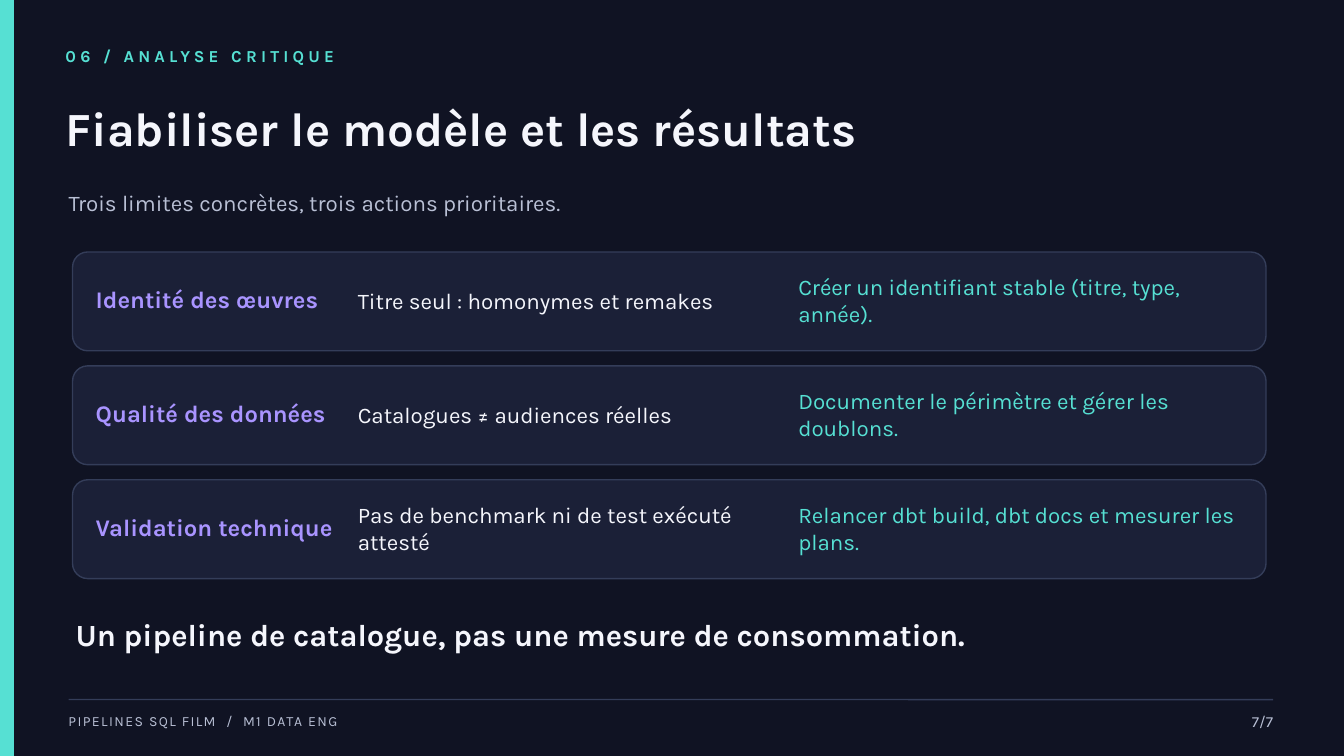
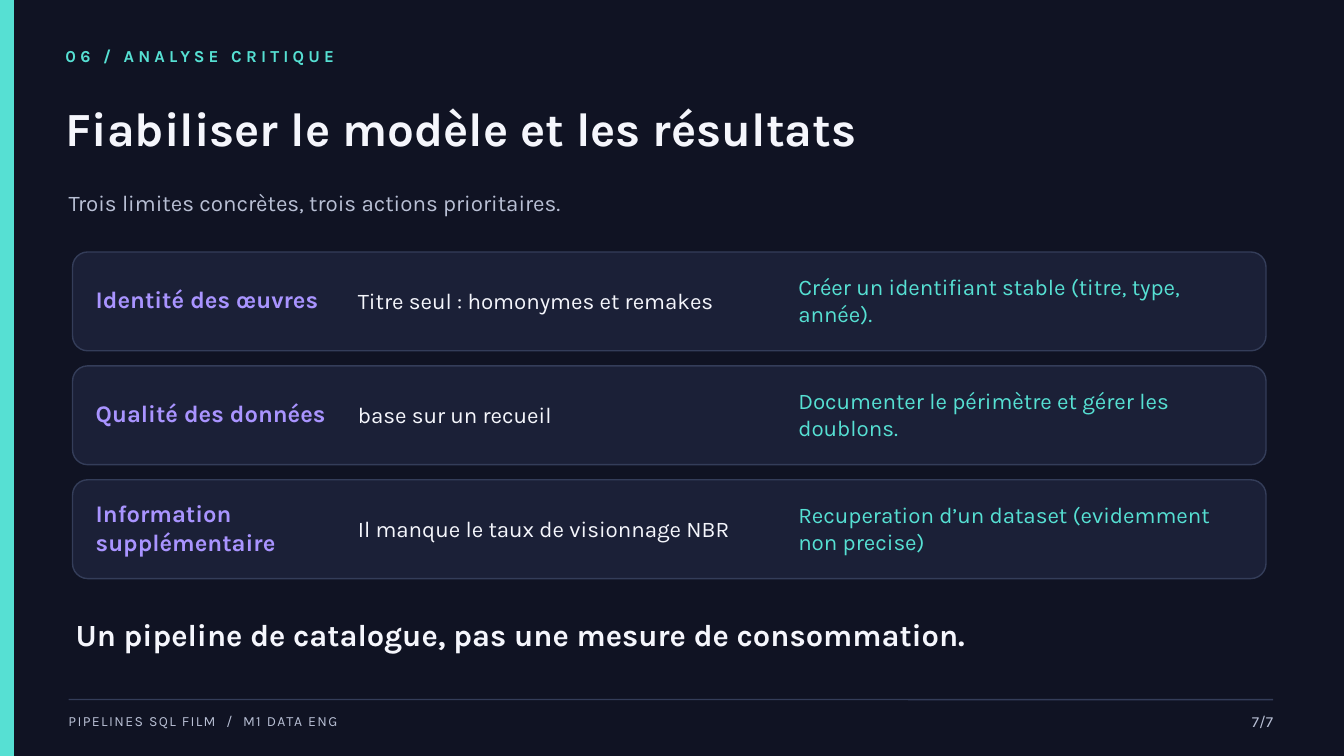
Before and after one commit to qevan91/Pipelines-SQL-Film, a slide deck: slide 10 of docs/Pipelines_SQL_Film_Soutenance_5min_V7_MCD_final.pptx (slide 7 before the commit). Drawn at 1344x756 pixels with LibreOffice and Linux fonts; fonts in the diff are those of the drawing. Boxes give left, top, right and bottom in pixels: in the first picture for what was removed or moved away, otherwise in the second. Text is boxed around its words. In the diff, an @@ line names an element or a change of style, - is before the commit and + after.

Commit message:
docs: update pptx and repo clean

```diff
--- a/docs/Pipelines_SQL_Film_Soutenance_5min_V7_MCD_final.pptx
+++ b/docs/Pipelines_SQL_Film_Soutenance_5min_V7_MCD_final.pptx
@@ text at (358, 407, 552, 424): text changed @@
-Catalogues ≠ audiences réelles
+base sur un recueil
@@ text at (96, 505, 276, 556): text changed @@
-Validation technique
+Information supplémentaire
@@ text at (798, 507, 1210, 556): text changed @@
-Relancer dbt build, dbt docs et mesurer les plans.
+Recuperation d’un dataset (evidemment non precise)
@@ text at (358, 521, 729, 543): text changed @@
-Pas de benchmark ni de test exécuté attesté
+Il manque le taux de visionnage NBR
```
Also in this commit, not shown: 3 slides added, 1 other file.
